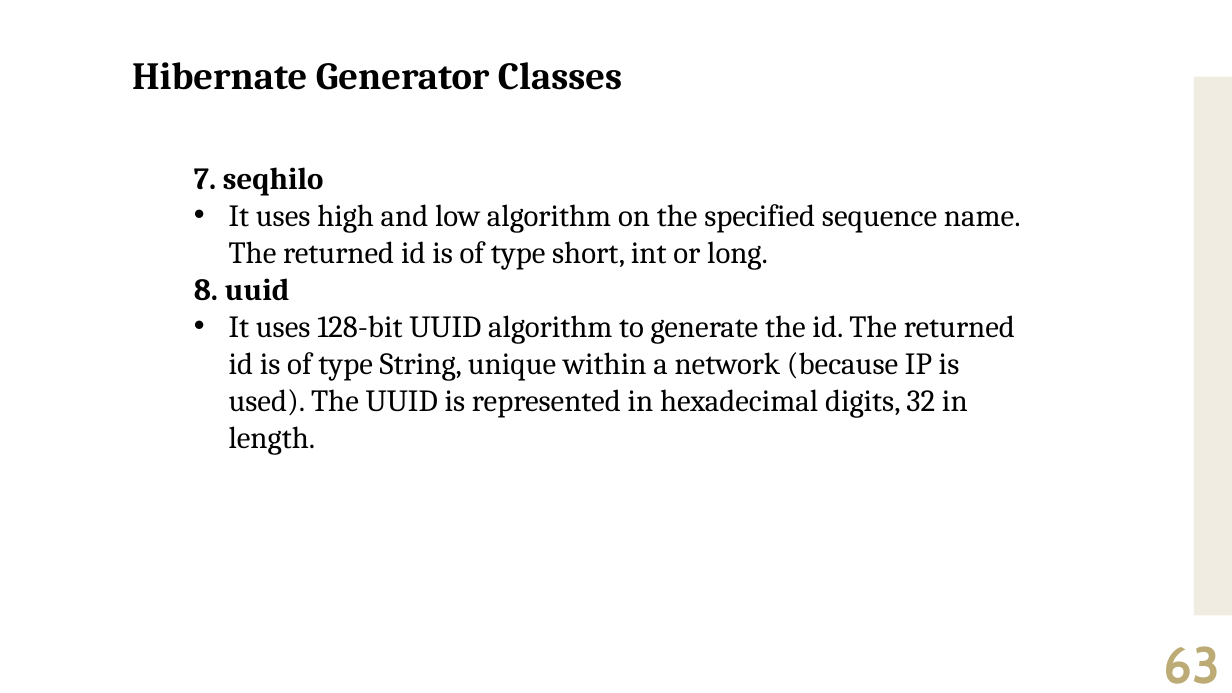
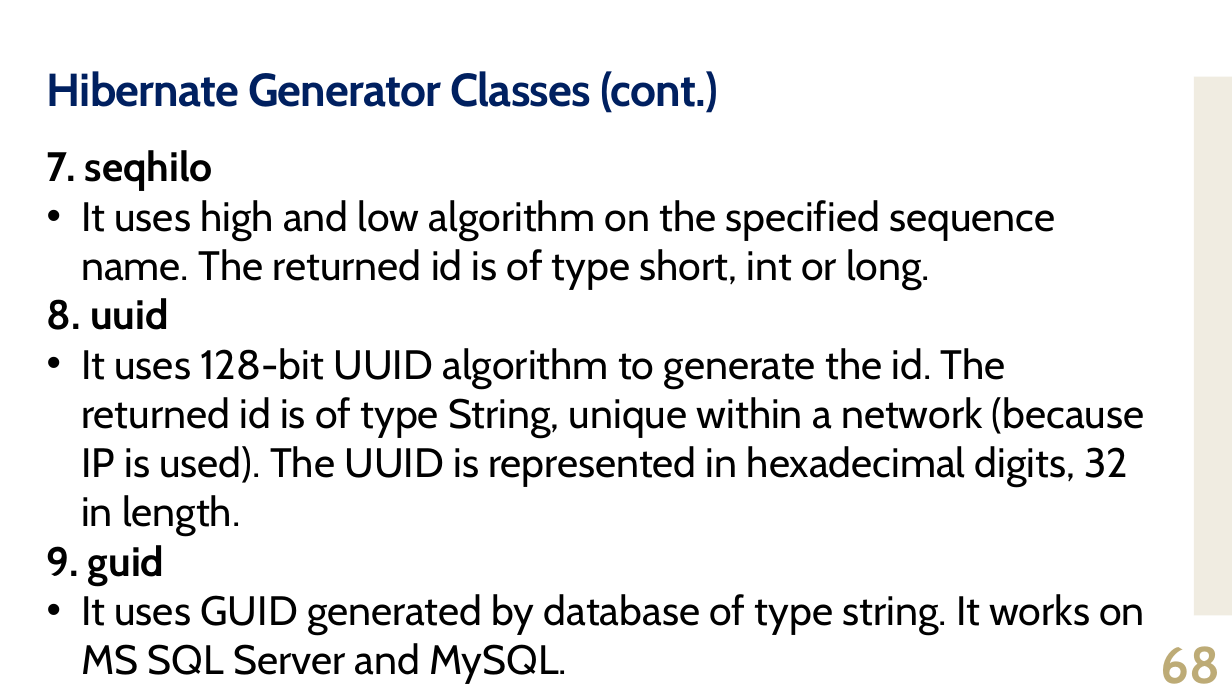
Before and after one commit to jrambasana/AJP2022-material, a slide deck: slide 68 of AJP Slides/AJP (01ce0502) - Unit 6 - Hibernate 01.pptx (slide 63 before the commit). Drawn at 1232x693 pixels with LibreOffice and Linux fonts; fonts in the diff are those of the drawing. Boxes give left, top, right and bottom in pixels: in the first picture for what was removed or moved away, otherwise in the second. Text is boxed around its words. In the diff, an @@ line names an element or a change of style, - is before the commit and + after.

```diff
--- a/AJP Slides/AJP (01ce0502) - Unit 6 - Hibernate 01.pptx
+++ b/AJP Slides/AJP (01ce0502) - Unit 6 - Hibernate 01.pptx
@@ title "Hibernate Generator Classes (cont.)" at [47, 71, 718, 113]: vertical alignment top to middle @@
@@ title at [47, 71, 718, 113]: text changed; size 30 to 36 pt; font Cambria to Cabin; text colour #000000 to #002060 @@
-Hibernate Generator Classes
+Hibernate Generator Classes (cont.)
@@ text "7. seqhilo": place and size @@
-text "7. seqhilo" at [194, 167, 1021, 455]
+text "7. seqhilo" at [47, 150, 1145, 684]
@@ text at [47, 150, 1144, 536]: size 24 to 32 pt, font Cambria to Cabin in "7. seqhilo", "It uses high and low algorithm on ...", "8. uuid", "It uses 128-bit UUID algorithm to generate ..." @@
@@ text at [47, 545, 1145, 684]: paragraphs added @@
+9. guid
+• It uses GUID generated by database of type string. It works on MS SQL Server and MySQL.
@@ page number at [1160, 646, 1220, 684]: text changed @@
-63
+68
```
Also in this commit, not shown: 63 other slides changed, 5 slides added.
